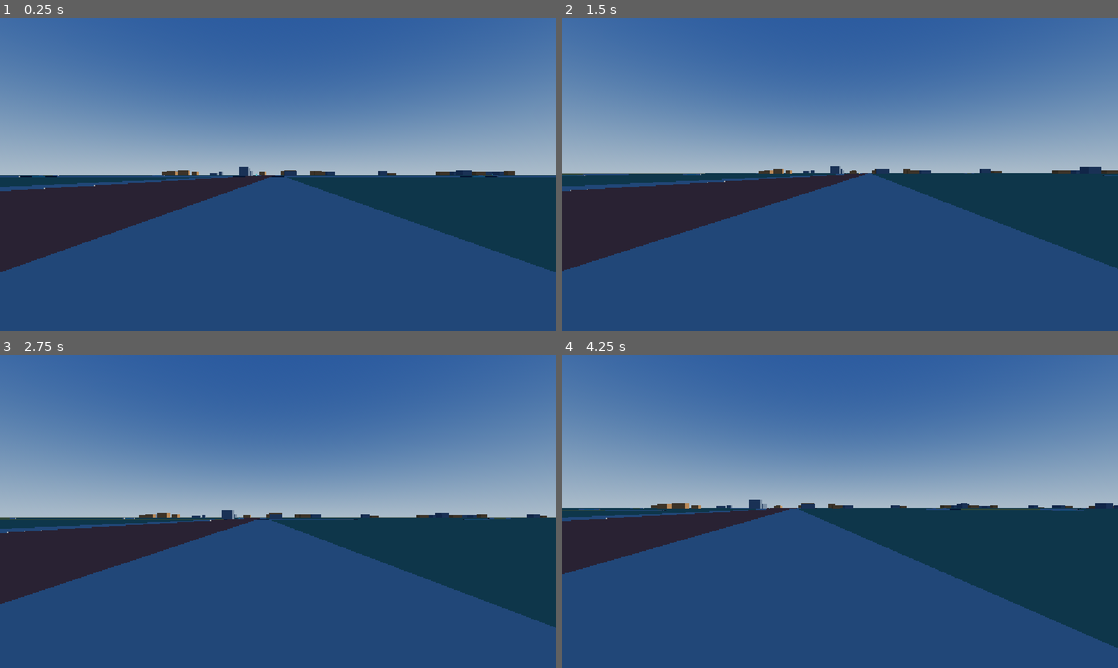
Above: before the commit, frames 1-4 (two rows, left to right).
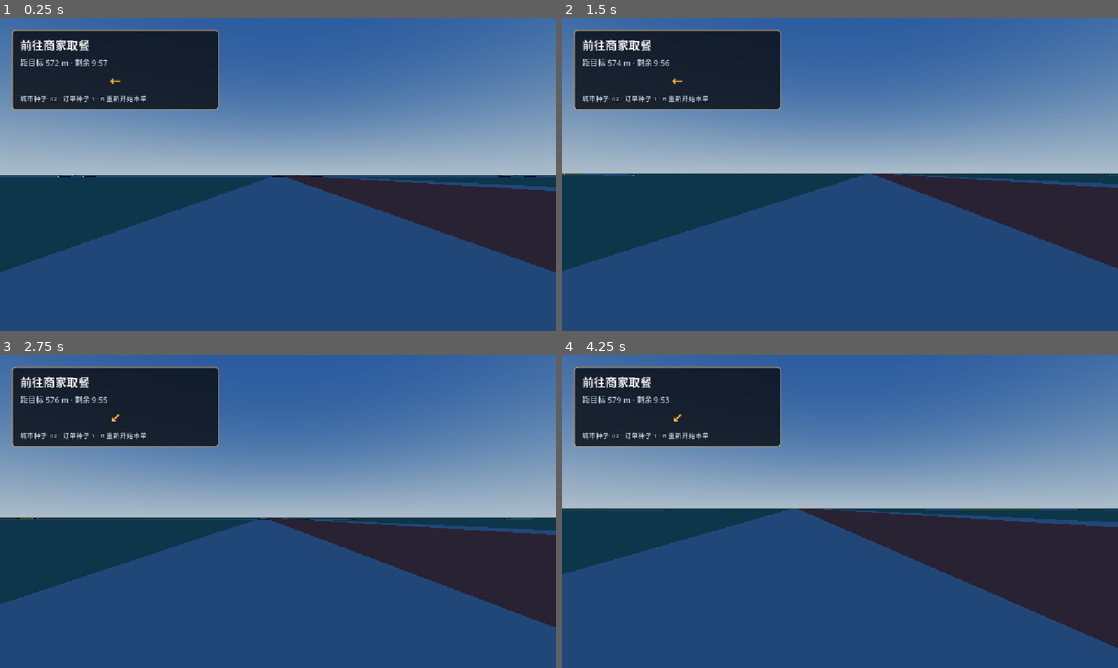
Above: after the commit, the same moments.

Repository: renyuba123/song-wai-mai
Game: Godot game, scene res://scenes/main/main.tscn
Same seed, same stepped clock (60 frames per second), same inputs: the game is played once before the commit and once after it.
Inputs (mouse positions are in pixels of both pictures, inside the frame that each line leads up to):
- Up to frame 1 (0.25 s): no input
- Up to frame 2 (1.5 s): tap Enter at 0.5 s; move the mouse to (867, 174) at 0.52 s; hold E (interact) 0.53-1.28 s; hold W (move_forward) from 0.53 s (still down); move the mouse to (812, 174) at 1.27 s; tap E (interact) at 1.35 s
- Up to frame 3 (2.75 s): keep holding W (move_forward); move the mouse to (289, 505) at 2.02 s; hold E (interact) from 2.03 s (still down)
- Up to frame 4 (4.25 s): keep holding W (move_forward); move the mouse to (834, 517) at 2.77 s; release E (interact) at 2.78 s; tap E (interact) at 2.85 s; move the mouse to (878, 514) at 3.52 s; hold E (interact) from 3.53 s (still down)

The runs differ from the first frame. In frame 1, 24% of the frame differs, in the area x 0-100%, y 3-82%; in frame 2, 24%; in frame 3, 24%; in frame 4, 26%, in the area x 0-100%, y 3-94%.

Commit message:
feat(core): wire order system into main scene

Diff:
--- a/scenes/main/main.tscn
+++ b/scenes/main/main.tscn
@@ -1,10 +1,11 @@
-[gd_scene load_steps=6 format=3]
+[gd_scene load_steps=7 format=3]
 
 [ext_resource type="Script" path="res://scripts/core/main.gd" id="1_main"]
 [ext_resource type="PackedScene" path="res://scenes/world/world.tscn" id="2_world"]
 [ext_resource type="PackedScene" path="res://scenes/navigation/navigation_system.tscn" id="3_navigation"]
 [ext_resource type="PackedScene" path="res://scenes/traffic/traffic_system.tscn" id="4_traffic"]
 [ext_resource type="PackedScene" path="res://scenes/player/player.tscn" id="5_player"]
+[ext_resource type="Script" path="res://scripts/orders/order_manager.gd" id="6_orders"]
 
 [node name="Main" type="Node3D"]
 script = ExtResource("1_main")
@@ -16,6 +17,9 @@
 
 [node name="TrafficSystem" parent="." instance=ExtResource("4_traffic")]
 
+[node name="OrderSystem" type="Node3D" parent="."]
+script = ExtResource("6_orders")
+
 [node name="World" parent="." instance=ExtResource("2_world")]
 generate_on_ready = false
 
--- a/scripts/core/main.gd
+++ b/scripts/core/main.gd
@@ -7,12 +7,14 @@
 @onready var navigation: NavigationService = $NavigationSystem
 @onready var traffic: TrafficSpawner = $TrafficSystem
 @onready var player: PlayerController = $Player
+@onready var orders: OrderManager = $OrderSystem
 
 
 func _ready() -> void:
 	world.world_generated.connect(_on_world_generated)
 	world.regenerate()
 	_place_player()
+	orders.setup(world, navigation, player)
 	_setup_test_god_view()
 
 
@@ -24,10 +26,7 @@
 func _place_player() -> void:
 	if world.city == null or world.city.player_start == null:
 		return
-	var start := world.city.player_start
-	player.global_position = start.position
-	player.rotation.y = start.facing_yaw
-	player.velocity = Vector3.ZERO
+	player.reset_to(world.city.player_start)
 
 
 func _setup_test_god_view() -> void:
--- a/scripts/player/player_controller.gd
+++ b/scripts/player/player_controller.gd
@@ -26,6 +26,17 @@
 		camera.rotation.x = _pitch
 
 
+func reset_to(spawn: SpawnPoint) -> void:
+	if spawn == null:
+		return
+	global_position = spawn.position
+	rotation.y = spawn.facing_yaw
+	velocity = Vector3.ZERO
+	_pitch = 0.0
+	camera.rotation.x = 0.0
+	reset_physics_interpolation()
+
+
 func _physics_process(delta: float) -> void:
 	var input := Input.get_vector(
 		"move_left", "move_right", "move_forward", "move_back"
